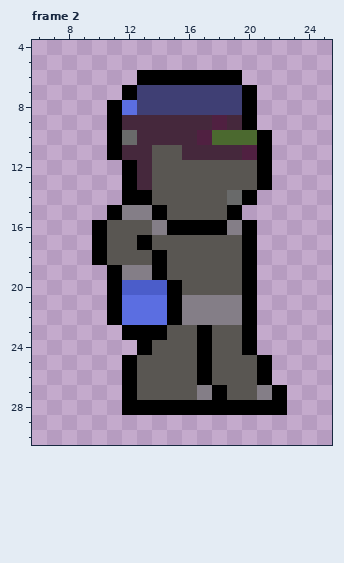
Edited in one commit: pixel-art file (assets/raw/character.ase). Above: the version before the commit.
32x32 pixels, 4 frames. Shown: frame 2: x 6..25, y 4..30. The commit also changed other frames, which this record leaves out.
The result:
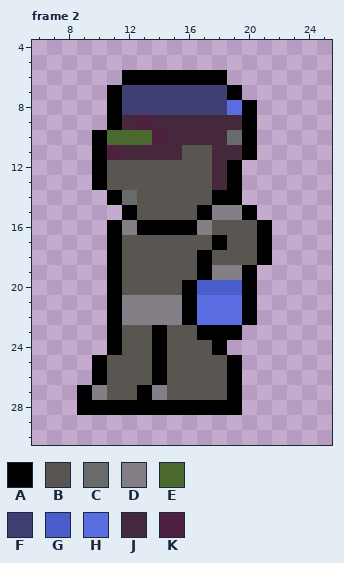
Palette (. is transparent): A #000000  B #595652  C #696a6a  D #847e87  E #4b692f  F #3f3f74  G #4b5dca  H #5b6ee1  J #45283c  K #502041
The exact change:
--- frame 2, layer "RightBase"
@@ x 6..25 @@
  5 ....................
- 6 .......AAAAAAA......
- 7 ......AFFFFFFFA.....
- 8 .....AHFFFFFFFA.....
- 9 .....AJJJJJJKJA.....
-10 .....ACJJJJKEEEA....
-11 .....AJJBBJJJJKA....
-12 ......AJBBBBBBBA....
-13 ......AJBBBBBBBA....
-14 ......AABBBBBCA.....
-15 .....ADDABBBBA......
-16 ....ABBBDAAAADA.....
-17 ....ABBABBBBBBA.....
-18 ....ABBBABBBBBA.....
-19 .....ADDABBBBBA.....
-20 .....AGGGABBBBA.....
-21 .....AHHHADDDDA.....
-22 .....AHHHADDDDA.....
-23 ......AAABBABBA.....
-24 .......ABBBABBA.....
-25 ......ABBBBABBBA....
-26 ......ABBBBABBBA....
-27 ......ABBBBDABBDA...
-28 ......AAAAAAAAAAA...
+ 6 ......AAAAAAA.......
+ 7 .....AFFFFFFFA......
+ 8 .....AFFFFFFFHA.....
+ 9 .....AJKJJJJJJA.....
+10 ....AEEEKJJJJCA.....
+11 ....AKJJJJBBJJA.....
+12 ....ABBBBBBBJA......
+13 ....ABBBBBBBJA......
+14 .....ACBBBBBAA......
+15 ......ABBBBADDA.....
+16 .....ADAAAADBBBA....
+17 .....ABBBBBBABBA....
+18 .....ABBBBBABBBA....
+19 .....ABBBBBADDA.....
+20 .....ABBBBAGGGA.....
+21 .....ADDDDAHHHA.....
+22 .....ADDDDAHHHA.....
+23 .....ABBABBAAA......
+24 .....ABBABBBA.......
+25 ....ABBBABBBBA......
+26 ....ABBBABBBBA......
+27 ...ADBBADBBBBA......
+28 ...AAAAAAAAAAA......
 29 ....................
Changed places in both pictures, as pixel boxes (x1, y1, x2, y2):
changed: (77, 70, 287, 415)
